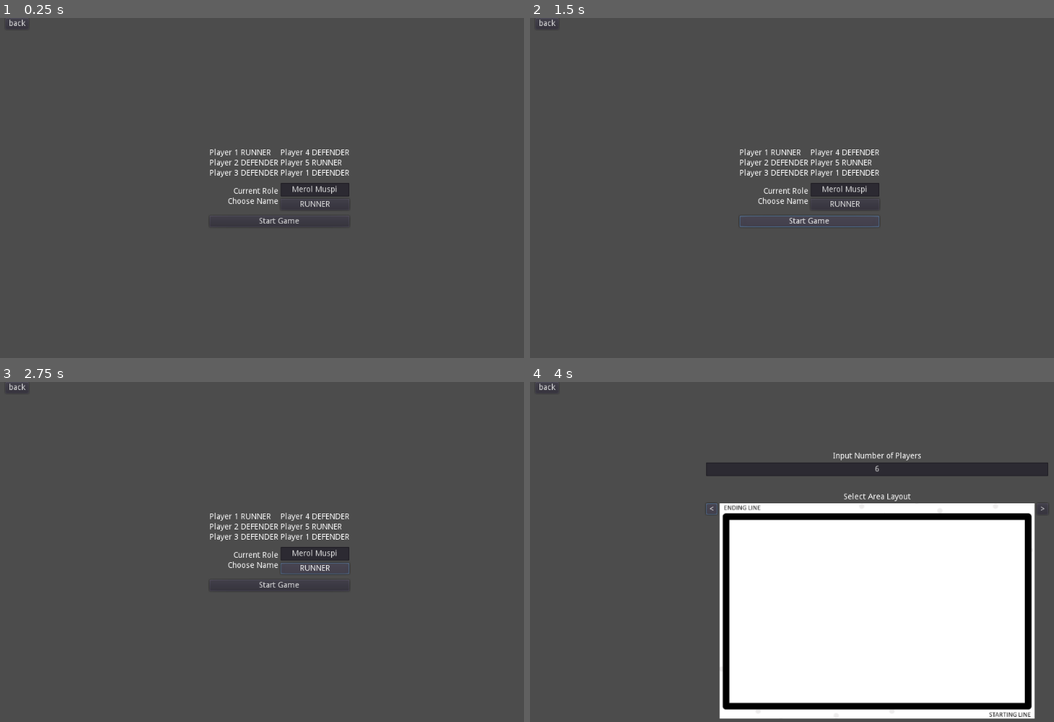
Above: before the commit, frames 1-4 (two rows, left to right).
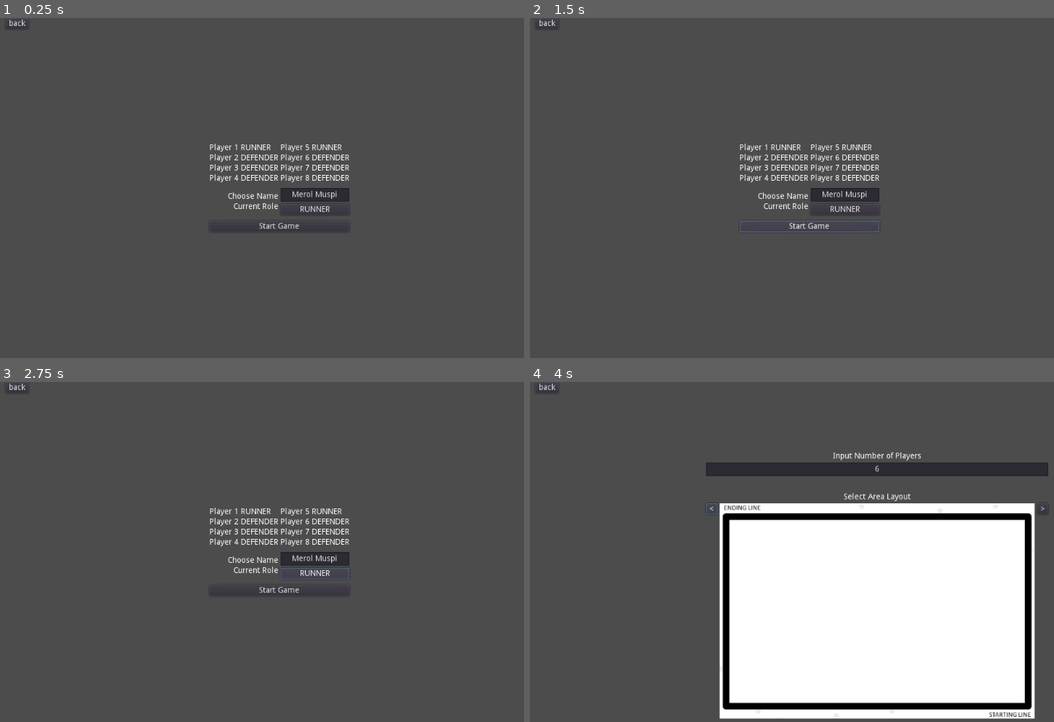
Above: after the commit, the same moments.

Repository: kqnunez/PATINTER.iO
Game: Godot game, scene res://InputPlayerRole_NameUI.tscn
Two runs of this game, one before a commit and one after it. Both use one fixed random seed, a clock stepped at 60 frames per second and the inputs below. This scene is started directly instead of the project's main scene.
Inputs:
- Up to frame 1 (0.25 s): no input
- Up to frame 2 (1.5 s): click "Start Game" at 0.5 s; click "Start Game" at 1.25 s
- Up to frame 3 (2.75 s): click "RUNNER" at 2 s
- Up to frame 4 (4 s): click "back" at 2.75 s; click "<" at 3.5 s

The runs differ from the first frame. In frame 1, 2.4% of the frame differs, in the area x 40-67%, y 36-62%; in frame 2, 2.6%, in the area x 40-67%, y 36-64%; in frame 3, 2.5%; in frame 4, nothing differs.

Commit message:
Update InputPlayerRole_NameUI.tscn

Diff:
--- a/InputPlayerRole_NameUI.tscn
+++ b/InputPlayerRole_NameUI.tscn
@@ -59,22 +59,22 @@
 }
 
 [node name="roles" type="HBoxContainer" parent="nameRoleMenu/verticalCenter/sideMargins/menuButtons"]
-margin_top = 111.0
-margin_right = 246.0
-margin_bottom = 161.0
-custom_constants/separation = 4
-
-[node name="players1to3" type="VBoxContainer" parent="nameRoleMenu/verticalCenter/sideMargins/menuButtons/roles"]
-margin_right = 121.0
-margin_bottom = 50.0
-custom_constants/separation = 4
-
-[node name="playerLabel1" type="Label" parent="nameRoleMenu/verticalCenter/sideMargins/menuButtons/roles/players1to3"]
+margin_top = 102.0
+margin_right = 246.0
+margin_bottom = 170.0
+custom_constants/separation = 4
+
+[node name="players1to4" type="VBoxContainer" parent="nameRoleMenu/verticalCenter/sideMargins/menuButtons/roles"]
+margin_right = 121.0
+margin_bottom = 68.0
+custom_constants/separation = 4
+
+[node name="playerLabel1" type="Label" parent="nameRoleMenu/verticalCenter/sideMargins/menuButtons/roles/players1to4"]
 margin_right = 121.0
 margin_bottom = 14.0
 text = "Player 1 RUNNER"
 
-[node name="playerLabel2" type="Label" parent="nameRoleMenu/verticalCenter/sideMargins/menuButtons/roles/players1to3"]
+[node name="playerLabel2" type="Label" parent="nameRoleMenu/verticalCenter/sideMargins/menuButtons/roles/players1to4"]
 margin_top = 18.0
 margin_right = 121.0
 margin_bottom = 32.0
@@ -83,42 +83,54 @@
 "_edit_use_anchors_": false
 }
 
-[node name="playerLabel3" type="Label" parent="nameRoleMenu/verticalCenter/sideMargins/menuButtons/roles/players1to3"]
+[node name="playerLabel3" type="Label" parent="nameRoleMenu/verticalCenter/sideMargins/menuButtons/roles/players1to4"]
 margin_top = 36.0
 margin_right = 121.0
 margin_bottom = 50.0
 text = "Player 3 DEFENDER"
 
-[node name="players4to6" type="VBoxContainer" parent="nameRoleMenu/verticalCenter/sideMargins/menuButtons/roles"]
+[node name="playerLabel4" type="Label" parent="nameRoleMenu/verticalCenter/sideMargins/menuButtons/roles/players1to4"]
+margin_top = 54.0
+margin_right = 121.0
+margin_bottom = 68.0
+text = "Player 4 DEFENDER"
+
+[node name="players5to8" type="VBoxContainer" parent="nameRoleMenu/verticalCenter/sideMargins/menuButtons/roles"]
 margin_left = 125.0
 margin_right = 246.0
+margin_bottom = 68.0
+custom_constants/separation = 4
+
+[node name="playerLabel5" type="Label" parent="nameRoleMenu/verticalCenter/sideMargins/menuButtons/roles/players5to8"]
+margin_right = 121.0
+margin_bottom = 14.0
+text = "Player 5 RUNNER"
+__meta__ = {
+"_edit_use_anchors_": false
+}
+
+[node name="playerLabel6" type="Label" parent="nameRoleMenu/verticalCenter/sideMargins/menuButtons/roles/players5to8"]
+margin_top = 18.0
+margin_right = 121.0
+margin_bottom = 32.0
+text = "Player 6 DEFENDER"
+
+[node name="playerLabel7" type="Label" parent="nameRoleMenu/verticalCenter/sideMargins/menuButtons/roles/players5to8"]
+margin_top = 36.0
+margin_right = 121.0
 margin_bottom = 50.0
-custom_constants/separation = 4
-
-[node name="playerLabel4" type="Label" parent="nameRoleMenu/verticalCenter/sideMargins/menuButtons/roles/players4to6"]
-margin_right = 121.0
-margin_bottom = 14.0
-text = "Player 4 DEFENDER"
-
-[node name="playerLabel5" type="Label" parent="nameRoleMenu/verticalCenter/sideMargins/menuButtons/roles/players4to6"]
-margin_top = 18.0
-margin_right = 121.0
-margin_bottom = 32.0
-text = "Player 5 RUNNER"
-__meta__ = {
-"_edit_use_anchors_": false
-}
-
-[node name="playerLabel6" type="Label" parent="nameRoleMenu/verticalCenter/sideMargins/menuButtons/roles/players4to6"]
-margin_top = 36.0
-margin_right = 121.0
-margin_bottom = 50.0
-text = "Player 1 DEFENDER"
+text = "Player 7 DEFENDER"
+
+[node name="playerLabel8" type="Label" parent="nameRoleMenu/verticalCenter/sideMargins/menuButtons/roles/players5to8"]
+margin_top = 54.0
+margin_right = 121.0
+margin_bottom = 68.0
+text = "Player 8 DEFENDER"
 
 [node name="HBoxContainer" type="HBoxContainer" parent="nameRoleMenu/verticalCenter/sideMargins/menuButtons"]
-margin_top = 171.0
-margin_right = 246.0
-margin_bottom = 219.0
+margin_top = 180.0
+margin_right = 246.0
+margin_bottom = 228.0
 alignment = 1
 
 [node name="inputPrompts" type="VBoxContainer" parent="nameRoleMenu/verticalCenter/sideMargins/menuButtons/HBoxContainer"]
@@ -132,26 +144,26 @@
 "_edit_use_anchors_": false
 }
 
+[node name="playerNamePrompt" type="Label" parent="nameRoleMenu/verticalCenter/sideMargins/menuButtons/HBoxContainer/inputPrompts"]
+margin_top = 8.0
+margin_right = 121.0
+margin_bottom = 22.0
+text = "Choose Name"
+align = 2
+__meta__ = {
+"_edit_use_anchors_": false
+}
+
 [node name="roleSelectPrompt" type="Label" parent="nameRoleMenu/verticalCenter/sideMargins/menuButtons/HBoxContainer/inputPrompts"]
-margin_top = 8.0
-margin_right = 121.0
-margin_bottom = 22.0
+margin_top = 26.0
+margin_right = 121.0
+margin_bottom = 40.0
 text = "Current Role"
 align = 2
 __meta__ = {
 "_edit_use_anchors_": false
 }
 
-[node name="playerNamePrompt" type="Label" parent="nameRoleMenu/verticalCenter/sideMargins/menuButtons/HBoxContainer/inputPrompts"]
-margin_top = 26.0
-margin_right = 121.0
-margin_bottom = 40.0
-text = "Choose Name"
-align = 2
-__meta__ = {
-"_edit_use_anchors_": false
-}
-
 [node name="inputControls" type="VBoxContainer" parent="nameRoleMenu/verticalCenter/sideMargins/menuButtons/HBoxContainer"]
 margin_left = 125.0
 margin_right = 246.0
@@ -180,9 +192,9 @@
 }
 
 [node name="startGameButton" type="Button" parent="nameRoleMenu/verticalCenter/sideMargins/menuButtons"]
-margin_top = 229.0
-margin_right = 246.0
-margin_bottom = 249.0
+margin_top = 238.0
+margin_right = 246.0
+margin_bottom = 258.0
 size_flags_horizontal = 3
 text = "Start Game"
 __meta__ = {
